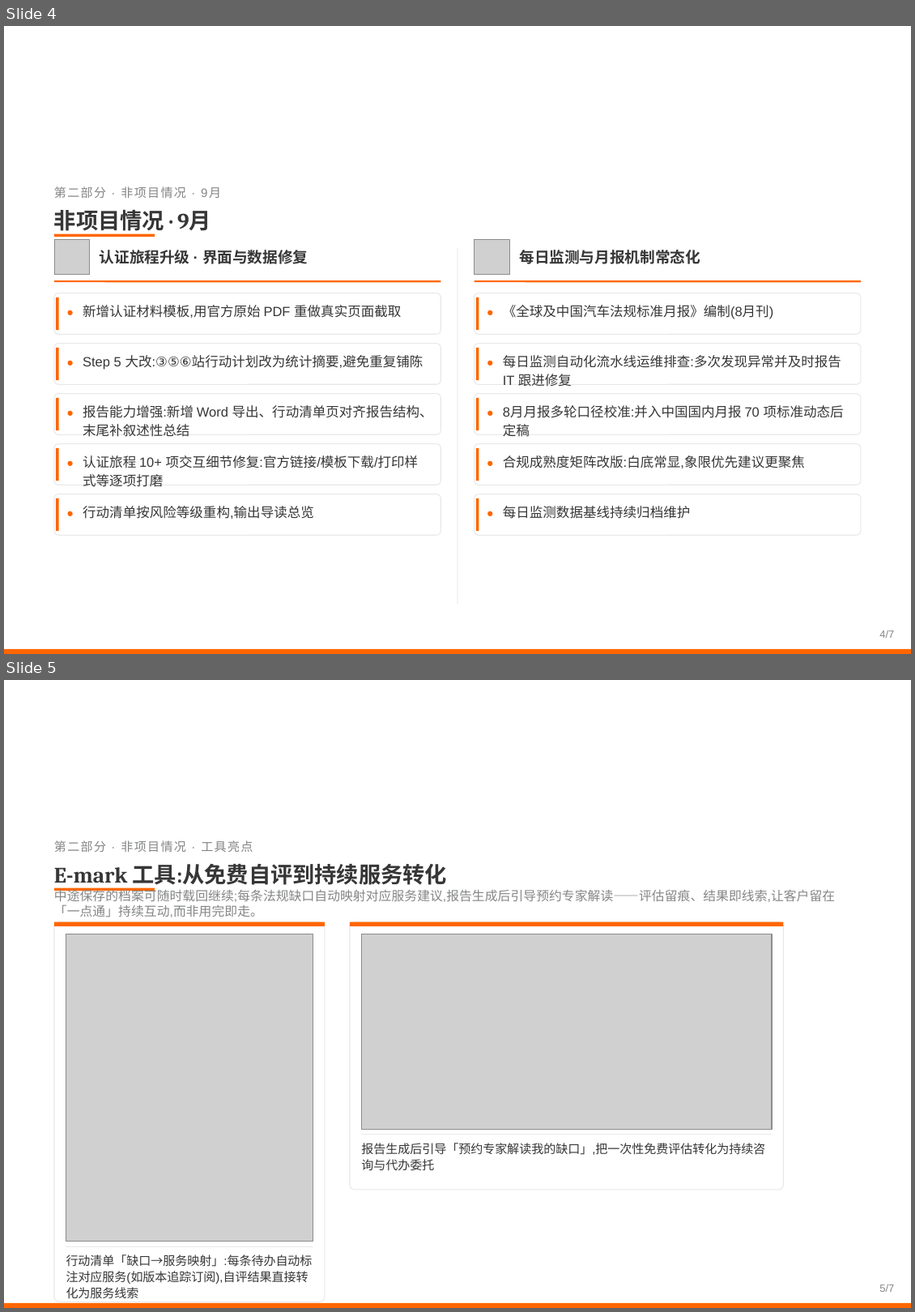
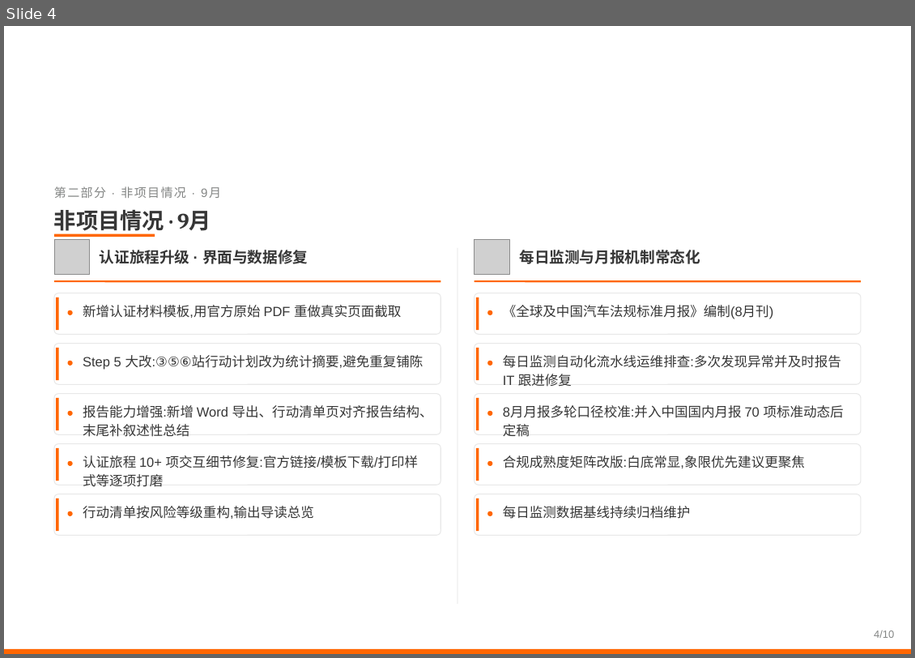
Before and after one commit to zhenghannah1228-boop/Auto-Reg-Monitor, a slide deck: 2026年8-9月工作汇报.pptx. Shown one above the other, each under a label of ours: slides 4 and 5 before the commit, slide 4 after it. The pictures are 915x1312 and 915x658 pixels, drawn with LibreOffice and Linux fonts; fonts in the diff are those of the drawing; grey boxes stand for pictures; background and template pictures are left out. Boxes give left, top, right and bottom in pixels: in the first picture for what was removed or moved away, otherwise in the second. Text is boxed around its words. In the diff, an @@ line names an element or a change of style, - is before the commit and + after.

```diff
--- a/2026年8-9月工作汇报.pptx
+++ b/2026年8-9月工作汇报.pptx
@@ slide 5 removed at (4,680,911,1308), background picture (left out) @@
@@ text removed at (54,840,253,852) @@
-第二部分 · 非项目情况 · 工具亮点
@@ text removed at (54,864,447,888) @@
-E-mark 工具:从免费自评到持续服务转化
@@ line removed from (54, 890) to (155, 890) @@
@@ text removed at (54,887,835,917) @@
-中途保存的档案可随时载回继续;每条法规缺口自动映射对应服务建议,报告生成后引导预约专家解读——评估留痕、结果即线索,让客户留在「一点通」持续互动,而非用完即走。
@@ rounded rectangle removed at (54,922,325,1302) @@
@@ rectangle removed at (54,922,325,926) @@
@@ rounded rectangle removed at (350,922,784,1190) @@
@@ rectangle removed at (350,922,784,926) @@
@@ picture removed at (66,934,313,1242) @@
@@ picture removed at (362,934,772,1130) @@
@@ line removed from (362, 1135) to (772, 1135) @@
@@ text removed at (361,1143,765,1170) @@
-报告生成后引导「预约专家解读我的缺口」,把一次性免费评估转化为持续咨询与代办委托
@@ line removed from (66, 1247) to (313, 1247) @@
@@ text removed at (66,1254,313,1298) @@
-行动清单「缺口→服务映射」:每条待办自动标注对应服务(如版本追踪订阅),自评结果直接转化为服务线索
@@ text removed at (880,1283,894,1292) @@
-5/7
@@ rectangle removed at (4,1303,911,1308) @@
@@ slide 4 changed as well @@
@@ text at (874,630,894,638): text changed @@
-4/7
+4/10
```
Also in this commit, not shown: 5 other slides changed, 4 slides added.
